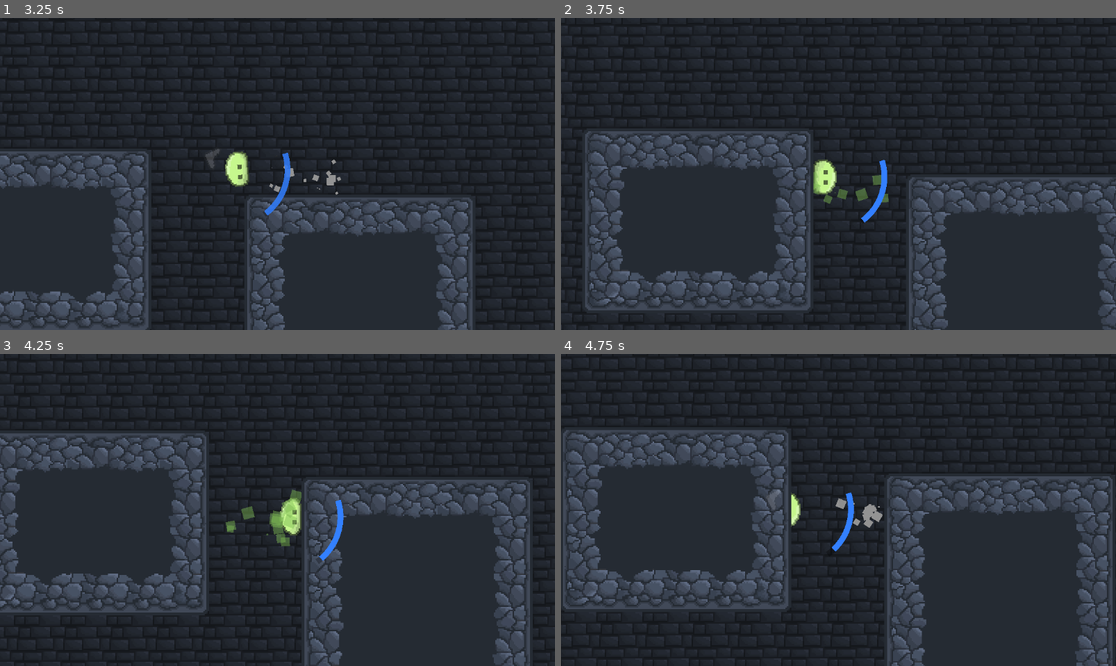
Above: before the commit, frames 1-4 (two rows, left to right).
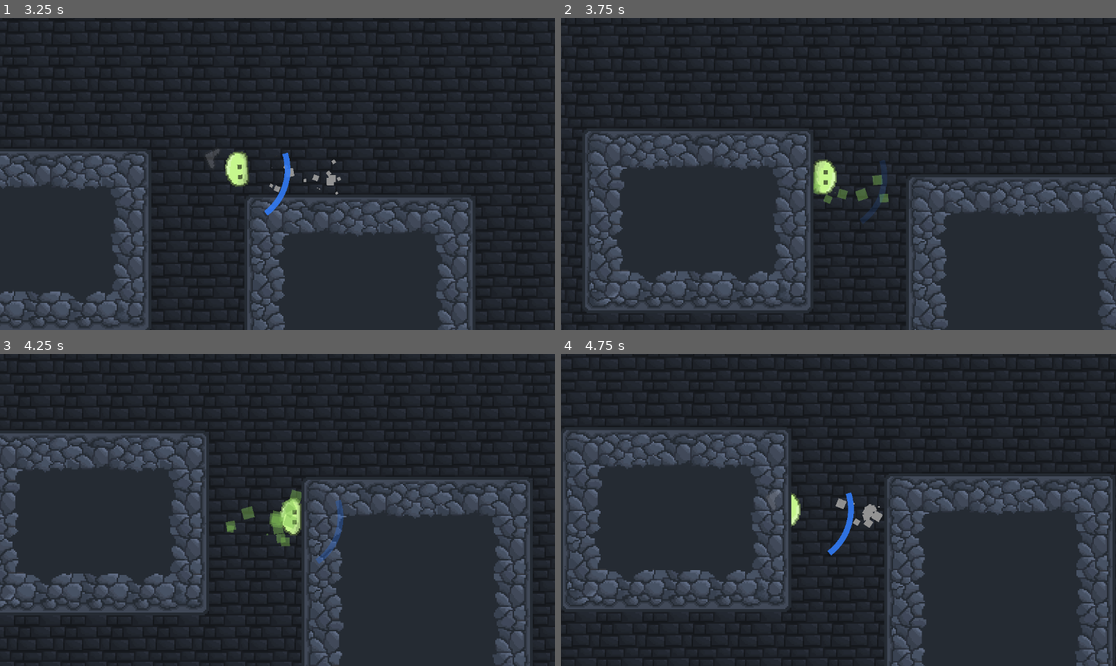
Above: after the commit, the same moments.

Repository: Z0nate/Nzara
Game: Godot game, scene res://Scenes/main.tscn
The game is run twice, just before and just after one commit, with the same random seed, the same clock (stepped at 60 frames per second) and the same inputs.
Inputs (mouse positions are in pixels of both pictures, inside the frame that each line leads up to):
- Up to frame 1 (3.25 s): tap Enter (ui_accept) at 0.5, 0.77, 1.52, 3.02 s; move the mouse to (399, 158) at 0.52 s; move the mouse to (166, 189) at 1.27 s; move the mouse to (333, 105) at 2.02 s; move the mouse to (249, 236) at 2.77 s
- Up to frame 2 (3.75 s): move the mouse to (1005, 220) at 3.52 s
- Up to frame 3 (4.25 s): tap Enter (ui_accept) at 3.77 s
- Up to frame 4 (4.75 s): move the mouse to (672, 463) at 4.27 s; tap Enter (ui_accept) at 4.52 s

Frame 1 is identical in both runs. In frame 2, 0.2% of the frame differs, in the area x 53-59%, y 45-66%; in frame 3, 0.2%; in frame 4, 0.2%.

Commit message:
SideBar update

Diff:
--- a/Scripts/player.gd
+++ b/Scripts/player.gd
@@ -214,7 +214,7 @@
 	pointer.modulate.a = 0.0
 
 func _update_stamina(delta: float) -> void:
-	if stuck and _get_surface_type(stick_normal) == "floor":
+	if stuck:
 		stamina = minf(stamina + stamina_regen_rate * delta, max_stamina)
 
 func _process(delta: float) -> void:
